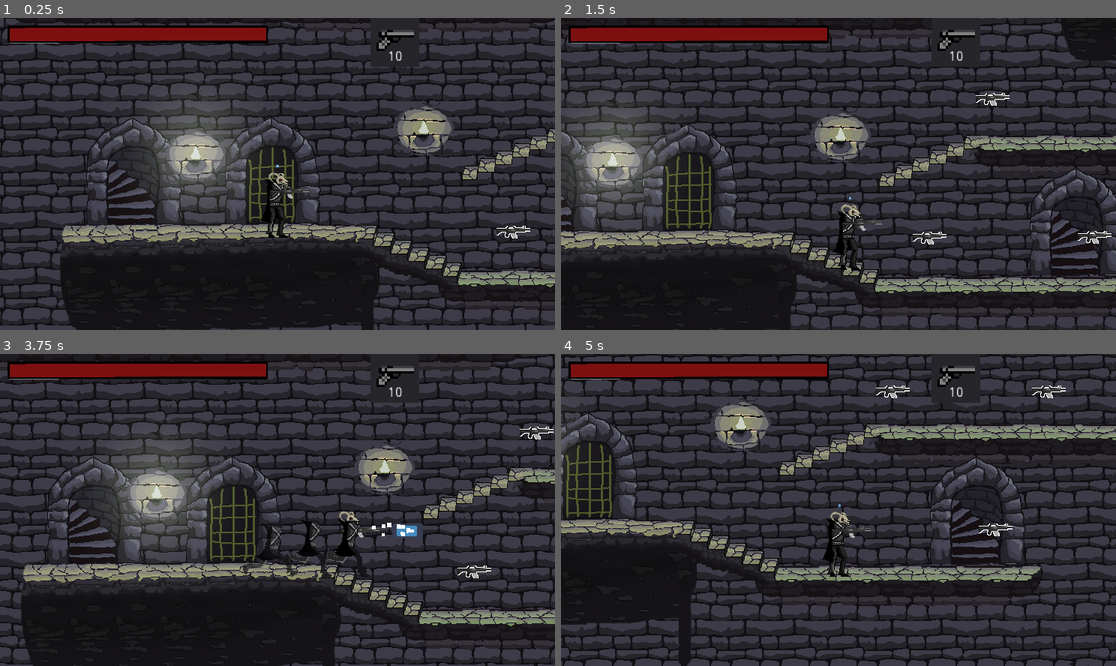
Above: before the commit, frames 1-4 (two rows, left to right).
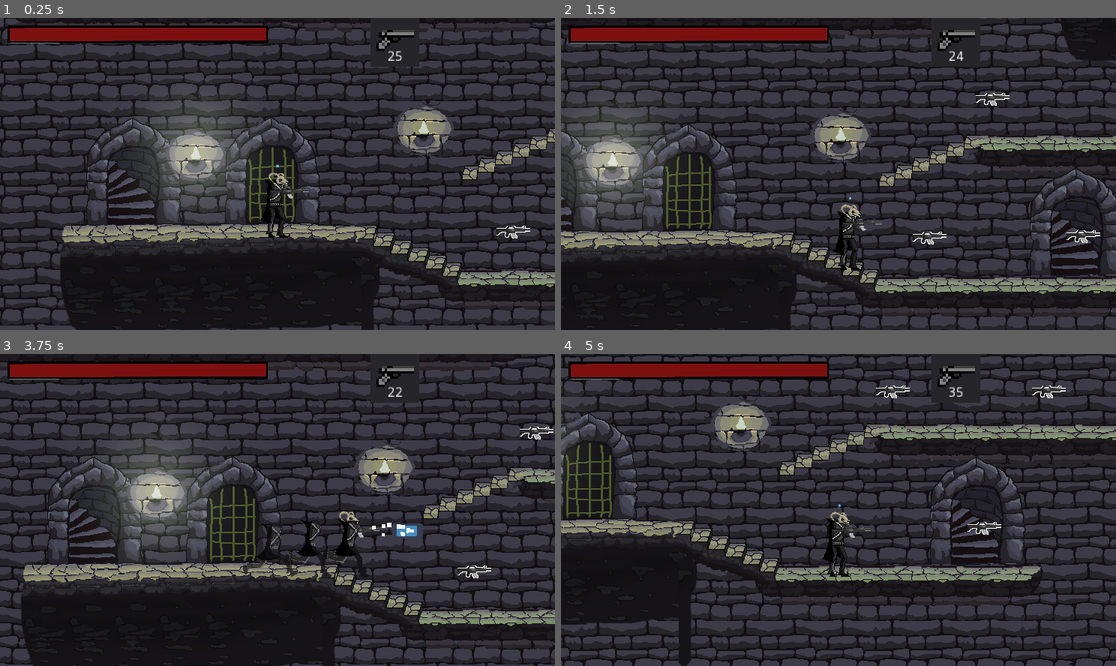
Above: after the commit, the same moments.

Repository: IgorBayerl/godot-game-liliths-crusade
Game: Godot game, scene res://src/Scenes/Main.tscn
Two runs of this game, one before a commit and one after it. Both use one fixed random seed, a clock stepped at 60 frames per second and the inputs below. The engine's default icon, where the game draws it, is replaced by a stand-in: a white triangle on a blue panel in a dark square.
Inputs (mouse positions are in pixels of both pictures, inside the frame that each line leads up to):
- Up to frame 1 (0.25 s): no input
- Up to frame 2 (1.5 s): move the mouse to (960, 158) at 0.52 s; hold D (move_RIGHT) 0.53-1.25 s; hold K (shoot) 0.53-1.25 s; click (960, 158) at 0.67 s; tap J (jump) at 0.77 s; drag from (727, 189) to (871, 239) at 1.27 s
- Up to frame 3 (3.75 s): move the mouse to (333, 441) at 2.02 s; hold A (move_LEFT) 2.03-2.75 s; hold K (shoot) 2.03-2.75 s; tap 2 (Gun_2) at 2.1 s; drag from (249, 572) to (527, 432) at 2.77 s; move the mouse to (444, 556) at 3.52 s; hold D (move_RIGHT) from 3.53 s (still down); hold K (shoot) from 3.53 s (still down); tap L (hability) at 3.6 s
- Up to frame 4 (5 s): tap J (jump) at 3.77 s; release D (move_RIGHT) at 4.25 s; release K (shoot) at 4.25 s; drag from (672, 463) to (938, 394) at 4.27 s

The runs differ from the first frame. In frame 1, less than 0.1% of the frame differs, in the area x 69-73%, y 10-14%; in frame 2, 0.2%, in the area x 69-100%, y 10-73%; in frame 3, less than 0.1%; in frame 4, 0.2%.

Commit message:
munição

Diff:
--- a/src/Scenes/Main.tscn
+++ b/src/Scenes/Main.tscn
@@ -136,7 +136,7 @@
 type = 3
 
 [node name="Arma3" parent="MainController" instance=ExtResource( 5 )]
-position = Vector2( 1200.89, 779.492 )
+position = Vector2( 1185.77, 778.232 )
 type = 2
 
 [node name="FOG" parent="." instance=ExtResource( 6 )]
--- a/src/Scripts/ArmaColetavel.gd
+++ b/src/Scripts/ArmaColetavel.gd
@@ -4,8 +4,8 @@
 
 var subindo = false
 var is_picked = false
-var ammount = 13
 
+export var ammount = 13
 export var type = 1
 
 func _on_Arma_body_entered(body: Node) -> void:
--- a/src/Scripts/Guns_Bar.gd
+++ b/src/Scripts/Guns_Bar.gd
@@ -13,10 +13,8 @@
 	item.rect_min_size = Vector2(50,50)
 	$list.add_child(item)
 
-func addAmmo( value ):
-
-	print(value)
-
+func setAmmo( gun , quantidade ):
+	$list.get_child(gun-1).get_node("Bullets").text = str(quantidade)
 
 
 func selectGun( value ):
--- a/src/Scripts/MainController.gd
+++ b/src/Scripts/MainController.gd
@@ -1,7 +1,7 @@
 extends Node2D
 
 
-
+var selected_gun = 1
 
 var player_GUNS_information = {
 	1: {
@@ -37,9 +37,11 @@
 }
 
 func _ready() -> void:
-	pass
+	$CanvasLayer/Control/Guns_bar.setAmmo(selected_gun, player_GUNS_information[selected_gun].ammo)
+	_select_gun(1)
 
 func _process(delta: float) -> void:
+
 	if Input.is_action_just_pressed("Gun_1"):
 		if player_GUNS_information[1].unlocked == true:
 			_select_gun(1)
@@ -61,17 +63,21 @@
 func _on_GetItem_area_entered(area: Area2D) -> void:
 	if area.is_in_group("Guns"):
 		var quantidade = area.ammount
-		var type = area.type
-		if player_GUNS_information[type].unlocked == false:
-			player_GUNS_information[type].unlocked = true
-			player_GUNS_information[type].ammo += quantidade
+		var gun = area.type
+		if player_GUNS_information[gun].unlocked == false:
+			player_GUNS_information[gun].unlocked = true
 			$CanvasLayer/Control/Guns_bar.addItem(quantidade)
-			print("agaragun bitch  ", type)
+			print("agaragun bitch  ", gun)
 		else:
+			var total = player_GUNS_information[gun].ammo + quantidade
+			player_GUNS_information[gun].ammo += quantidade
+			$CanvasLayer/Control/Guns_bar.setAmmo(gun, total)
 			print("more ammo")
-#			$CanvasLayer/Controld/Guns_bar.addAmmo( 10 )
+
+
 
 func _select_gun(gun):
+	selected_gun = gun
 	$CanvasLayer/Control/Guns_bar.selectGun(gun)
 	var gun_selected = player_GUNS_information[gun]
 	$Player/Mira/Arma/Sprite.visible = true
@@ -79,3 +85,9 @@
 	$Player/Mira.bullet_speed = gun_selected.bullet_speed
 	$Player/Mira.automatica = gun_selected.automatica
 	$Player/Mira.fire_rate = gun_selected.fire_rate
+
+
+func atirando():
+	player_GUNS_information[selected_gun].ammo -= 1
+	$CanvasLayer/Control/Guns_bar.setAmmo(selected_gun, player_GUNS_information[selected_gun].ammo)
+	print('TEI !')
--- a/src/Scripts/Mira.gd
+++ b/src/Scripts/Mira.gd
@@ -31,9 +31,9 @@
 	return horizontal_dir
 
 func instanciate_bullet() ->void:
+	get_tree().get_root().get_node("Main").get_node("MainController").atirando()
 	var bullet_instance = bullet.instance()
 	bullet_instance.position = $shooterPoint.get_global_position()
-#	bullet_instance.position = get_global_position()
 	bullet_instance.rotation_degrees = rotation_degrees + _random_value()
 	bullet_instance.apply_impulse(Vector2(),Vector2(bullet_speed,0).rotated(rotation + _random_value()))
 	get_tree().get_root().add_child((bullet_instance))
Not shown: 1 places in src/Scenes/Main.tscn that only renumber resources
